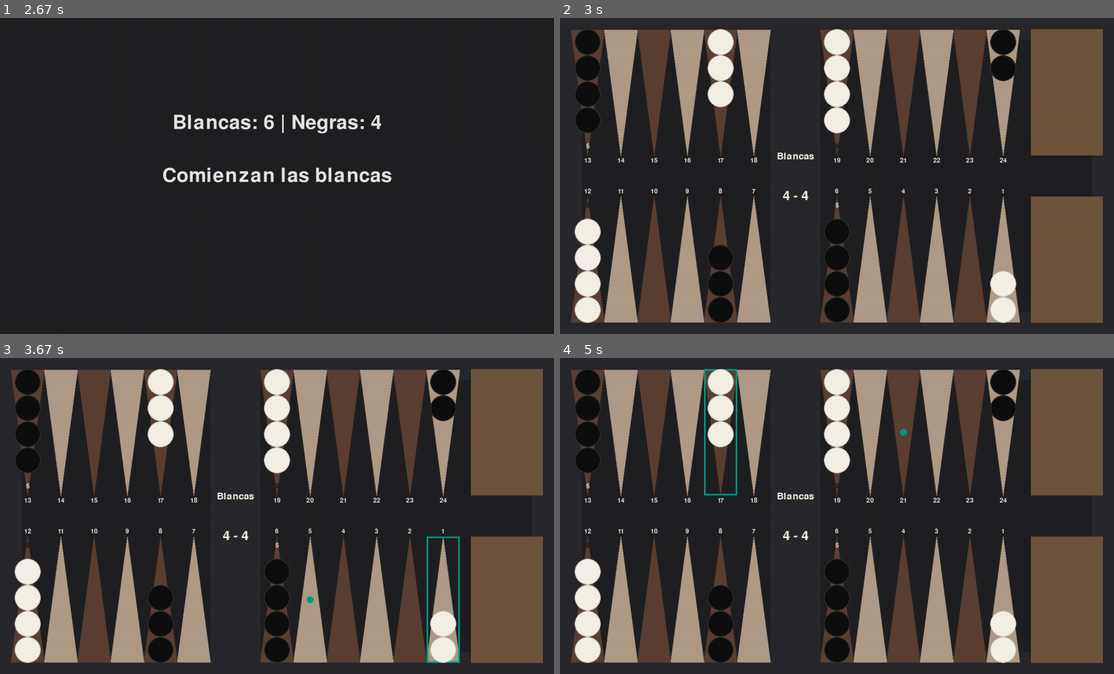
Above: before the commit, frames 1-4 (two rows, left to right).
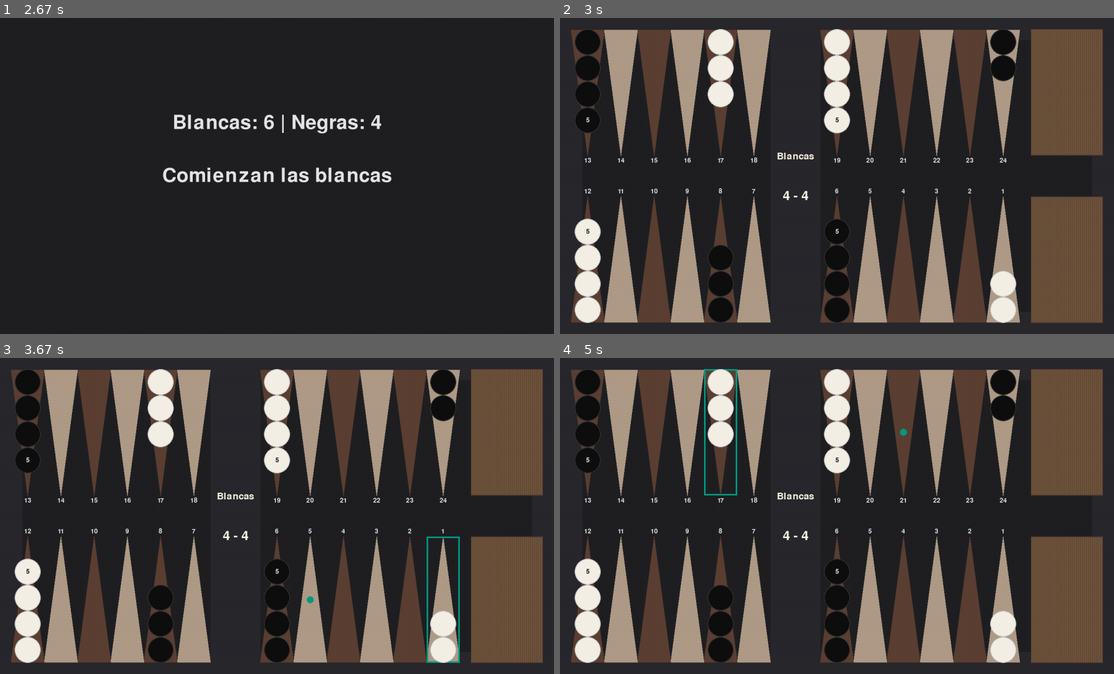
Above: after the commit, the same moments.

Repository: BarbozaFederico/rback
Game: pygame game, started from backgammon/pygame_ui/ui.py
The game is run twice, just before and just after one commit, with the same random seed, the same clock (stepped at 60 frames per second) and the same inputs.
Inputs (mouse positions are in pixels of both pictures, inside the frame that each line leads up to):
- Up to frame 1 (2.67 s): click (277, 176) at 0.38 s
- Up to frame 2 (3 s): no input
- Up to frame 3 (3.67 s): click (421, 566) at 3.22 s; click (443, 598) at 3.55 s
- Up to frame 4 (5 s): click (1030, 598) at 3.88 s; click (1003, 598) at 4.22 s; click (665, 474) at 4.55 s; click (720, 430) at 4.88 s

Frame 1 is identical in both runs. In frame 2, less than 0.1% of the frame differs, in the area x 4-51%, y 31-69%; in frame 3, less than 0.1%; in frame 4, less than 0.1%.

Commit message:
feat(ui): Final UI Polish and Enhancements
This commit introduces the final set of UI improvements to complete the visual overhaul of the game.

- **Checker Count Position:** The position of the numerical count for stacked checkers has been corrected. The number is now centered on the last visible checker in the stack (the 4th one), ensuring it is clear and properly aligned.
- **Bear-Off Zone Enhancement:** The bear-off zones have been visually upgraded. They now feature a dark border that matches the board's aesthetic and a subtle line texture that simulates a wood grain or felt surface, making them feel more integrated with the game board.
- **Consistent Checker Size:** Verified that all checkers are drawn with a consistent radius, ensuring a uniform appearance across the board and the bar.

Diff:
--- a/backgammon/pygame_ui/ui.py
+++ b/backgammon/pygame_ui/ui.py
@@ -241,7 +241,7 @@
                     2,
                 )
 
-            # If there are 5 or more checkers, display the count instead of the 5th checker
+            # If there are 5 or more checkers, display the count on the last visible checker
             if len(checkers) > 4:
                 text_color = (
                     COLOR_PIEZA_NEGRA
@@ -249,8 +249,8 @@
                     else COLOR_PIEZA_BLANCA
                 )
                 count_text = self.font.render(str(len(checkers)), True, text_color)
-                # Position the count where the 5th checker would be (index 4)
-                count_y = base_y + (4 * 2 * self.checker_radius * direction)
+                # Position the count on the 4th checker's position (index 3)
+                count_y = base_y + (3 * 2 * self.checker_radius * direction)
                 text_rect = count_text.get_rect(center=(rect.centerx, count_y))
                 self.screen.blit(count_text, text_rect)
 
@@ -387,6 +387,18 @@
         # Dibuja las áreas de bear-off
         for color, rect in self.bear_off_rects.items():
             pygame.draw.rect(self.screen, COLOR_BEAR_OFF_BAR, rect)
+            # Simular textura de madera o fieltro con líneas
+            for i in range(0, rect.width, 5):
+                line_color = (
+                    *COLOR_TRIANGULO_OSCURO,
+                    50,
+                )  # Añadir canal alfa para transparencia
+                start_pos = (rect.left + i, rect.top)
+                end_pos = (rect.left + i, rect.bottom)
+                pygame.draw.line(self.screen, line_color, start_pos, end_pos, 1)
+            pygame.draw.rect(
+                self.screen, COLOR_TRIANGULO_OSCURO, rect, 2
+            )  # Borde oscuro
 
         # Colores de los triángulos
         color1 = COLOR_TRIANGULO_CLARO
